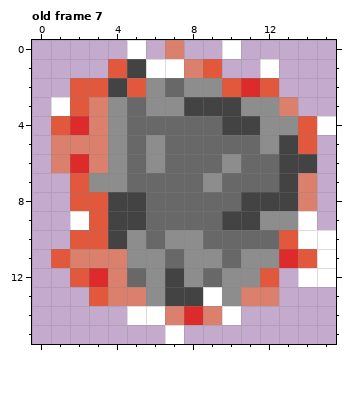
Pixel-art file: WIP Assets/Effects/Explosion.ase. The picture above is the old version.
16x16 pixels, 7 frames. Shown: old frame 7. The commit also changed other frames, which this record leaves out.
Now the later version:
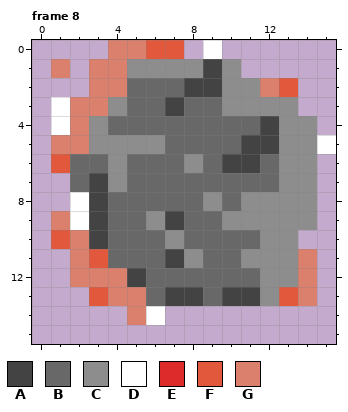
Palette (. is transparent): A #434343  B #686868  C #8d8d8d  D #ffffff  E #dd2a2a  F #e1583c  G #da806d
A new or re-ordered frame is compared with the old frame closest to it.
Edits made:
frames 7 -> 14
Changed rows in their new state; - is an unchanged pixel.
Frame 8 is new; against old frame 7:
first column x 1:
 0 ---GGFF-D.-----
 1 G-GGCCCCAC-.---
 2 -.GGBB-AACCGF--
 3 -G---BABBC--C--
 4 DGCB-----BBA-C.
 5 --C-C-----AACCD
 6 FBB--B-C-AA-CC-
 7 -BA-----B---CC-
 8 -DABB---C-CCCC-
 9 G-ABBCA--CC--C-
10 FGABB--B---CC..
11 .-FBBBA-B---CG.
12 -GG-ABBB-BBCCG.
13 -----B--BAACFG-
14 ----G-....-----
15 ------.--------
